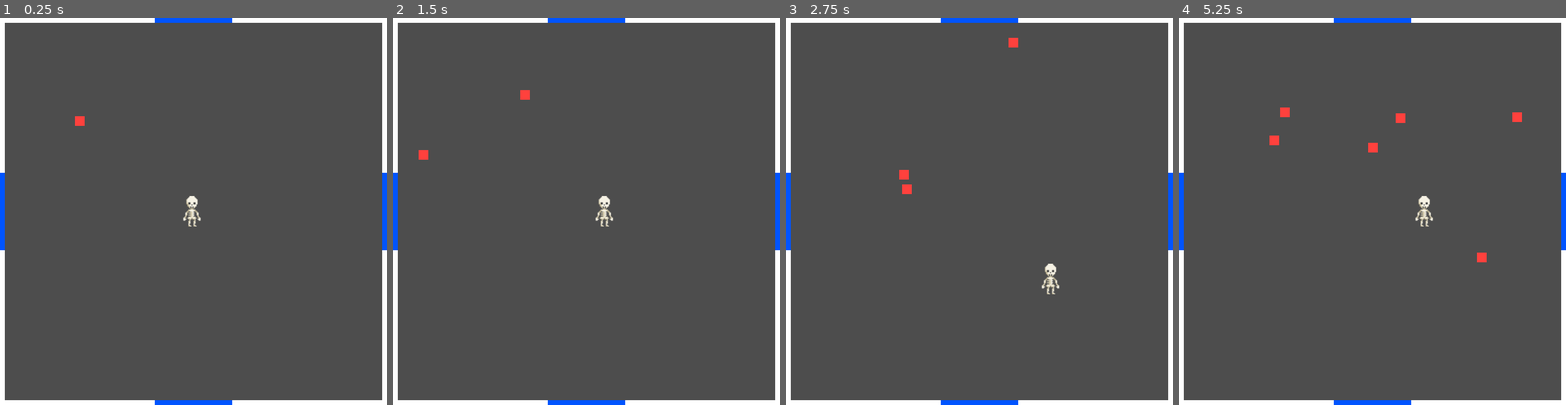
Above: before the commit, frames 1-4 (left to right).
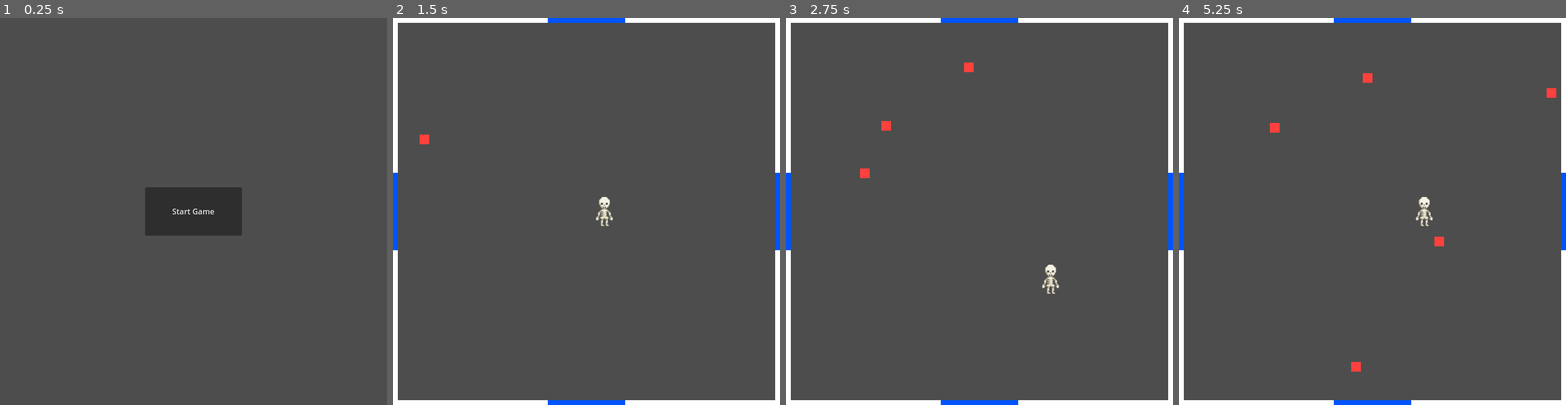
Above: after the commit, the same moments.

Repository: secretly2midgets/frenjam_2025
Game: Godot game, scene res://levels/start_menu.tscn
The game is run twice, just before and just after one commit, with the same random seed, the same clock (stepped at 60 frames per second) and the same inputs. Before the commit the project starts from res://levels/test_level.tscn.
Inputs (mouse positions are in pixels of both pictures, inside the frame that each line leads up to):
- Up to frame 1 (0.25 s): no input
- Up to frame 2 (1.5 s): click (586, 211) at 0.5 s, where only the run after the commit has a clickable "Start Game"; tap Enter at 1.25 s; hold D (move_right) from 1.28 s (still down)
- Up to frame 3 (2.75 s): release D (move_right) at 2.03 s; hold S (move_down) from 2.03 s (still down)
- Up to frame 4 (5.25 s): release S (move_down) at 2.78 s; hold D (move_right) 2.78-3.53 s; hold W (move_up) 3.53-4.28 s; hold A (move_left) from 4.28 s (still down)

The runs differ from the first frame. In frame 1, 8.1% of the frame differs, in the area x 0-100%, y 0-100%; in frame 2, 0.3%; in frame 3, 0.4%; in frame 4, 0.8%.

Commit message:
Added a template level which test_level inherits from, also added exits  - Code is broken right now, new levels are added but they sit atop the old one

Diff:
--- /dev/null
+++ b/levels/level_template.gd
@@ -0,0 +1,87 @@
+extends Node2D
+
+signal level_complete
+
+@export var time_between_enemies: float = 1.0
+
+var start_time: float
+var last_enemy: float
+var already_ended_level: bool = false
+var leaving = false
+
+var Enemy = preload("res://mobs/enemies/default_enemy.tscn")
+var enemy_array: Array[Node]
+
+var Player_scene = preload("res://mobs/player/player.tscn")
+var player: Node
+
+func _ready() -> void:
+	start_time = Time.get_unix_time_from_system()
+	last_enemy = 0.0
+	if !get_node("player"):
+		print(str(name) + " made a player")
+		player = Player_scene.instantiate()
+		player.position = Vector2(400,400)
+		add_child(player)
+
+func _process(_delta: float) -> void:
+	if is_level_complete():
+		if !already_ended_level:
+			end_level()
+	else:
+		spawn_enemies()
+
+# spawns one enemy of type stored in Enemy if conditions are met
+# called each frame
+# reimplement for a level if you want to spawn more (or different) enemies at a time
+func spawn_enemies() -> void:
+	if should_i_spawn_enemies():
+		var e = Enemy.instantiate()
+		add_child(e)
+		enemy_array.append(e)
+		last_enemy = Time.get_unix_time_from_system()
+
+# determine whether to spawn enemies
+# called each frame
+# reimplement for each level with specific conditions
+# TODO maybe return which enemies to spawn specifically?
+func should_i_spawn_enemies() -> bool:
+	return false
+
+# determines if the level has been won
+# called each frame
+# reimplement for each level with specific conditions
+func is_level_complete() -> bool:
+	return false
+
+# emits the level complete signal and kills all remaining enemies
+func end_level() -> void:
+	level_complete.emit()
+	for enemy in enemy_array:
+		if enemy:
+			enemy.queue_free()
+	already_ended_level = true
+
+
+func _on_top_exit_body_entered(body: Node2D) -> void:
+	if !leaving:
+		leaving = true
+		print("OKAY " + name + " IM LEAVING")
+		get_node("exits/top_exit").monitoring = false # turn off get to prevent double moving
+		body.process_mode = Node.PROCESS_MODE_DISABLED
+		var next_level = load("res://levels/level_template.tscn").instantiate()
+		player.reparent(next_level, true)
+		get_tree().root.add_child(next_level)
+
+
+
+func _on_right_exit_body_entered(body: Node2D) -> void:
+	pass # Replace with function body.
+
+
+func _on_bottom_exit_body_entered(body: Node2D) -> void:
+	pass # Replace with function body.
+
+
+func _on_left_exit_body_entered(body: Node2D) -> void:
+	pass # Replace with function body.
--- /dev/null
+++ b/levels/level_template.tscn
@@ -0,0 +1,111 @@
+[gd_scene load_steps=4 format=3 uid="uid://mg0fbn24rvru"]
+
+[ext_resource type="Script" uid="uid://b7jvtlmoil3s1" path="res://levels/level_template.gd" id="1_skox6"]
+[ext_resource type="PackedScene" uid="uid://4sksn32cf6y6" path="res://objects/wall.tscn" id="3_8xmsw"]
+[ext_resource type="PackedScene" uid="uid://b8btbq5k6hmi6" path="res://objects/exit.tscn" id="4_13k7l"]
+
+[node name="level_template" type="Node2D"]
+script = ExtResource("1_skox6")
+
+[node name="walls" type="Node" parent="."]
+
+[node name="right" type="Node" parent="walls"]
+
+[node name="top" parent="walls/right" instance=ExtResource("3_8xmsw")]
+position = Vector2(795, 160)
+scale = Vector2(1, 0.4)
+
+[node name="gate" parent="walls/right" instance=ExtResource("3_8xmsw")]
+modulate = Color(0, 0.329412, 1, 1)
+position = Vector2(795, 400)
+scale = Vector2(1, 0.2)
+isGate = true
+
+[node name="bottom" parent="walls/right" instance=ExtResource("3_8xmsw")]
+position = Vector2(795, 640)
+scale = Vector2(1, 0.4)
+
+[node name="left" type="Node" parent="walls"]
+
+[node name="top" parent="walls/left" instance=ExtResource("3_8xmsw")]
+position = Vector2(5, 160)
+scale = Vector2(1, 0.4)
+
+[node name="gate" parent="walls/left" instance=ExtResource("3_8xmsw")]
+modulate = Color(0, 0.329412, 1, 1)
+position = Vector2(5, 400)
+scale = Vector2(1, 0.2)
+isGate = true
+
+[node name="bottom" parent="walls/left" instance=ExtResource("3_8xmsw")]
+position = Vector2(5, 640)
+scale = Vector2(1, 0.4)
+
+[node name="top" type="Node" parent="walls"]
+
+[node name="left" parent="walls/top" instance=ExtResource("3_8xmsw")]
+position = Vector2(160, 5)
+rotation = 1.5708
+scale = Vector2(1, 0.4)
+
+[node name="gate" parent="walls/top" instance=ExtResource("3_8xmsw")]
+modulate = Color(0, 0.329412, 1, 1)
+position = Vector2(400, 5)
+rotation = 1.5708
+scale = Vector2(1, 0.2)
+isGate = true
+
+[node name="right" parent="walls/top" instance=ExtResource("3_8xmsw")]
+position = Vector2(640, 5)
+rotation = 1.5708
+scale = Vector2(1, 0.4)
+
+[node name="bottom" type="Node" parent="walls"]
+
+[node name="left" parent="walls/bottom" instance=ExtResource("3_8xmsw")]
+position = Vector2(160, 795)
+rotation = 1.5708
+scale = Vector2(1, 0.4)
+
+[node name="gate" parent="walls/bottom" instance=ExtResource("3_8xmsw")]
+modulate = Color(0, 0.329412, 1, 1)
+position = Vector2(400, 795)
+rotation = 1.5708
+scale = Vector2(1, 0.2)
+isGate = true
+
+[node name="right" parent="walls/bottom" instance=ExtResource("3_8xmsw")]
+position = Vector2(640, 795)
+rotation = 1.5708
+scale = Vector2(1, 0.4)
+
+[node name="exits" type="Node" parent="."]
+
+[node name="top_exit" parent="exits" instance=ExtResource("4_13k7l")]
+position = Vector2(400, -3)
+scale = Vector2(10, 1)
+
+[node name="right_exit" parent="exits" instance=ExtResource("4_13k7l")]
+position = Vector2(803, 400)
+scale = Vector2(1, 10)
+
+[node name="bottom_exit" parent="exits" instance=ExtResource("4_13k7l")]
+position = Vector2(400, 803)
+scale = Vector2(10, 1)
+
+[node name="left_exit" parent="exits" instance=ExtResource("4_13k7l")]
+position = Vector2(-3, 400)
+scale = Vector2(1, 10)
+
+[connection signal="level_complete" from="." to="walls/right/gate" method="_on_level_end"]
+[connection signal="level_complete" from="." to="walls/left/gate" method="_on_level_end"]
+[connection signal="level_complete" from="." to="walls/top/gate" method="_on_level_end"]
+[connection signal="level_complete" from="." to="walls/bottom/gate" method="_on_level_end"]
+[connection signal="level_complete" from="." to="exits/top_exit" method="_on_level_complete"]
+[connection signal="level_complete" from="." to="exits/right_exit" method="_on_level_complete"]
+[connection signal="level_complete" from="." to="exits/bottom_exit" method="_on_level_complete"]
+[connection signal="level_complete" from="." to="exits/left_exit" method="_on_level_complete"]
+[connection signal="body_entered" from="exits/top_exit" to="." method="_on_top_exit_body_entered"]
+[connection signal="body_entered" from="exits/right_exit" to="." method="_on_right_exit_body_entered"]
+[connection signal="body_entered" from="exits/bottom_exit" to="." method="_on_bottom_exit_body_entered"]
+[connection signal="body_entered" from="exits/left_exit" to="." method="_on_left_exit_body_entered"]
--- /dev/null
+++ b/levels/start_menu.gd
@@ -0,0 +1,9 @@
+extends Node2D
+
+var first_level
+
+func _ready() -> void:
+	first_level = preload("res://levels/test_level.tscn")
+
+func _on_start_button_pressed() -> void:
+	get_tree().change_scene_to_packed(first_level)
--- /dev/null
+++ b/levels/start_menu.tscn
@@ -0,0 +1,22 @@
+[gd_scene load_steps=2 format=3 uid="uid://d3pmhhc8prxkg"]
+
+[ext_resource type="Script" uid="uid://civ1xwlq3gefo" path="res://levels/start_menu.gd" id="1_nl3ga"]
+
+[node name="start_menu" type="Node2D"]
+script = ExtResource("1_nl3ga")
+
+[node name="start_button" type="Button" parent="."]
+anchors_preset = 8
+anchor_left = 0.5
+anchor_top = 0.5
+anchor_right = 0.5
+anchor_bottom = 0.5
+offset_left = 300.0
+offset_top = 350.0
+offset_right = 500.0
+offset_bottom = 450.0
+grow_horizontal = 2
+grow_vertical = 2
+text = "Start Game"
+
+[connection signal="pressed" from="start_button" to="." method="_on_start_button_pressed"]
--- a/levels/test_level.gd
+++ b/levels/test_level.gd
@@ -1,20 +1,12 @@
-extends Node2D
+extends "level_template.gd"
 
-signal level_complete
-var start_time: float
-var last_enemy: float
-var Enemy = preload("res://mobs/enemies/default_enemy.tscn")
+func should_i_spawn_enemies() -> bool:
+	var now_time: float = Time.get_unix_time_from_system()
+	return ( (now_time - last_enemy) > time_between_enemies)
 
-func _ready() -> void:
-	start_time = Time.get_unix_time_from_system()
-	last_enemy = 0.0
-
-func _process(_delta: float) -> void:
+func is_level_complete() -> bool:
+	var is_complete := false
 	var now_time: float = Time.get_unix_time_from_system()
-
-	if now_time - start_time > 50:
-		level_complete.emit()
-	elif now_time - last_enemy > 1.0:
-		var e = Enemy.instantiate()
-		add_child(e)
-		last_enemy = now_time
+	if now_time - start_time > 5:
+		is_complete = true
+	return is_complete
--- a/levels/test_level.tscn
+++ b/levels/test_level.tscn
@@ -1,89 +1,7 @@
-[gd_scene load_steps=4 format=3 uid="uid://1asavwjf8iqe"]
+[gd_scene load_steps=3 format=3 uid="uid://cusq33tnxgwth"]
 
-[ext_resource type="PackedScene" uid="uid://cyki6g1y775vl" path="res://mobs/player/player.tscn" id="1_46lwt"]
+[ext_resource type="PackedScene" uid="uid://mg0fbn24rvru" path="res://levels/level_template.tscn" id="1_46lwt"]
 [ext_resource type="Script" uid="uid://damva8cs6qhbt" path="res://levels/test_level.gd" id="1_gmgay"]
-[ext_resource type="PackedScene" uid="uid://4sksn32cf6y6" path="res://objects/wall.tscn" id="2_x25rp"]
 
-[node name="test_level" type="Node2D"]
+[node name="test_level" instance=ExtResource("1_46lwt")]
 script = ExtResource("1_gmgay")
-
-[node name="player" parent="." instance=ExtResource("1_46lwt")]
-position = Vector2(400, 400)
-scale = Vector2(3, 3)
-
-[node name="walls" type="Node" parent="."]
-
-[node name="right" type="Node" parent="walls"]
-
-[node name="top" parent="walls/right" instance=ExtResource("2_x25rp")]
-position = Vector2(795, 160)
-scale = Vector2(1, 0.4)
-
-[node name="gate" parent="walls/right" instance=ExtResource("2_x25rp")]
-modulate = Color(0, 0.329412, 1, 1)
-position = Vector2(795, 400)
-scale = Vector2(1, 0.2)
-isGate = true
-
-[node name="bottom" parent="walls/right" instance=ExtResource("2_x25rp")]
-position = Vector2(795, 640)
-scale = Vector2(1, 0.4)
-
-[node name="left" type="Node" parent="walls"]
-
-[node name="top" parent="walls/left" instance=ExtResource("2_x25rp")]
-position = Vector2(5, 160)
-scale = Vector2(1, 0.4)
-
-[node name="gate" parent="walls/left" instance=ExtResource("2_x25rp")]
-modulate = Color(0, 0.329412, 1, 1)
-position = Vector2(5, 400)
-scale = Vector2(1, 0.2)
-isGate = true
-
-[node name="bottom" parent="walls/left" instance=ExtResource("2_x25rp")]
-position = Vector2(5, 640)
-scale = Vector2(1, 0.4)
-
-[node name="top" type="Node" parent="walls"]
-
-[node name="left" parent="walls/top" instance=ExtResource("2_x25rp")]
-position = Vector2(160, 5)
-rotation = 1.5708
-scale = Vector2(1, 0.4)
-
-[node name="gate" parent="walls/top" instance=ExtResource("2_x25rp")]
-modulate = Color(0, 0.329412, 1, 1)
-position = Vector2(400, 5)
-rotation = 1.5708
-scale = Vector2(1, 0.2)
-isGate = true
-
-[node name="right" parent="walls/top" instance=ExtResource("2_x25rp")]
-position = Vector2(640, 5)
-rotation = 1.5708
-scale = Vector2(1, 0.4)
-
-[node name="bottom" type="Node" parent="walls"]
-
-[node name="left" parent="walls/bottom" instance=ExtResource("2_x25rp")]
-position = Vector2(160, 795)
-rotation = 1.5708
-scale = Vector2(1, 0.4)
-
-[node name="gate" parent="walls/bottom" instance=ExtResource("2_x25rp")]
-modulate = Color(0, 0.329412, 1, 1)
-position = Vector2(400, 795)
-rotation = 1.5708
-scale = Vector2(1, 0.2)
-isGate = true
-
-[node name="right" parent="walls/bottom" instance=ExtResource("2_x25rp")]
-position = Vector2(640, 795)
-rotation = 1.5708
-scale = Vector2(1, 0.4)
-
-[connection signal="level_complete" from="." to="walls/right/gate" method="_on_level_end"]
-[connection signal="level_complete" from="." to="walls/left/gate" method="_on_level_end"]
-[connection signal="level_complete" from="." to="walls/top/gate" method="_on_level_end"]
-[connection signal="level_complete" from="." to="walls/bottom/gate" method="_on_level_end"]
--- a/mobs/bullet/bullet.tscn
+++ b/mobs/bullet/bullet.tscn
@@ -31,6 +31,9 @@
 [node name="bullet" type="CharacterBody2D"]
 collision_layer = 4
 collision_mask = 41
+motion_mode = 1
+platform_on_leave = 2
+safe_margin = 0.9
 script = ExtResource("1_hnp4o")
 
 [node name="CollisionShape2D" type="CollisionShape2D" parent="."]
--- a/mobs/enemies/default_enemy.gd
+++ b/mobs/enemies/default_enemy.gd
@@ -16,9 +16,10 @@
 
 func _physics_process(delta: float) -> void:
 	var collision = move_and_collide(speed * direction * delta)
+
 	if collision:
-		collision_layer = collision.get_collider().get_collision_layer()
-		if collision_layer & 0b1 == 0b1: # wall
+		var thing_i_hit = collision.get_collider().get_collision_layer()
+		if thing_i_hit & 0b1 == 0b1: # wall
 			direction = direction.bounce(collision.get_normal())
-		elif collision_layer & 0b100 == 0b100: # bullet
+		elif thing_i_hit & 0b100 == 0b100: # bullet
 			queue_free()
--- a/mobs/enemies/default_enemy.tscn
+++ b/mobs/enemies/default_enemy.tscn
@@ -10,6 +10,9 @@
 modulate = Color(1, 0.254902, 0.239216, 1)
 collision_layer = 8
 collision_mask = 39
+motion_mode = 1
+platform_on_leave = 2
+safe_margin = 0.9
 script = ExtResource("1_sko8f")
 
 [node name="Sprite2D" type="Sprite2D" parent="."]
--- a/mobs/player/player.tscn
+++ b/mobs/player/player.tscn
@@ -4,15 +4,16 @@
 [ext_resource type="Texture2D" uid="uid://bapn7mjf64bov" path="res://mobs/player/player_front.png" id="2_pfif7"]
 
 [sub_resource type="RectangleShape2D" id="RectangleShape2D_onrkg"]
-size = Vector2(14, 22)
+size = Vector2(40, 60)
 
 [node name="player" type="CharacterBody2D"]
 collision_layer = 2
 collision_mask = 57
+motion_mode = 1
 script = ExtResource("1_onrkg")
 
 [node name="Sprite2D" type="Sprite2D" parent="."]
-scale = Vector2(0.7, 0.7)
+scale = Vector2(2, 2)
 texture = ExtResource("2_pfif7")
 
 [node name="CollisionShape2D" type="CollisionShape2D" parent="."]
--- /dev/null
+++ b/objects/exit.gd
@@ -0,0 +1,5 @@
+extends Area2D
+
+func _on_level_complete() -> void:
+	print("GATE OPEN")
+	monitoring = true
--- /dev/null
+++ b/objects/exit.tscn
@@ -0,0 +1,13 @@
+[gd_scene load_steps=3 format=3 uid="uid://b8btbq5k6hmi6"]
+
+[ext_resource type="Script" uid="uid://bgynfb5wpmxj5" path="res://objects/exit.gd" id="1_kljq8"]
+
+[sub_resource type="RectangleShape2D" id="RectangleShape2D_sfqkl"]
+
+[node name="exit" type="Area2D"]
+collision_mask = 2
+monitoring = false
+script = ExtResource("1_kljq8")
+
+[node name="CollisionShape2D" type="CollisionShape2D" parent="."]
+shape = SubResource("RectangleShape2D_sfqkl")
--- a/objects/wall.gd
+++ b/objects/wall.gd
@@ -4,4 +4,4 @@
 
 func _on_level_end() -> void:
 	if isGate:
-		visible = false
+		queue_free()
--- a/project.godot
+++ b/project.godot
@@ -11,7 +11,7 @@
 [application]
 
 config/name="FrenJam2025_game"
-run/main_scene="uid://1asavwjf8iqe"
+run/main_scene="uid://d3pmhhc8prxkg"
 config/features=PackedStringArray("4.4", "Forward Plus")
 config/icon="res://icon.svg"
 
Not shown, added: levels/level_template.gd.uid
Not shown, added: levels/start_menu.gd.uid
Not shown, added: objects/exit.gd.uid
